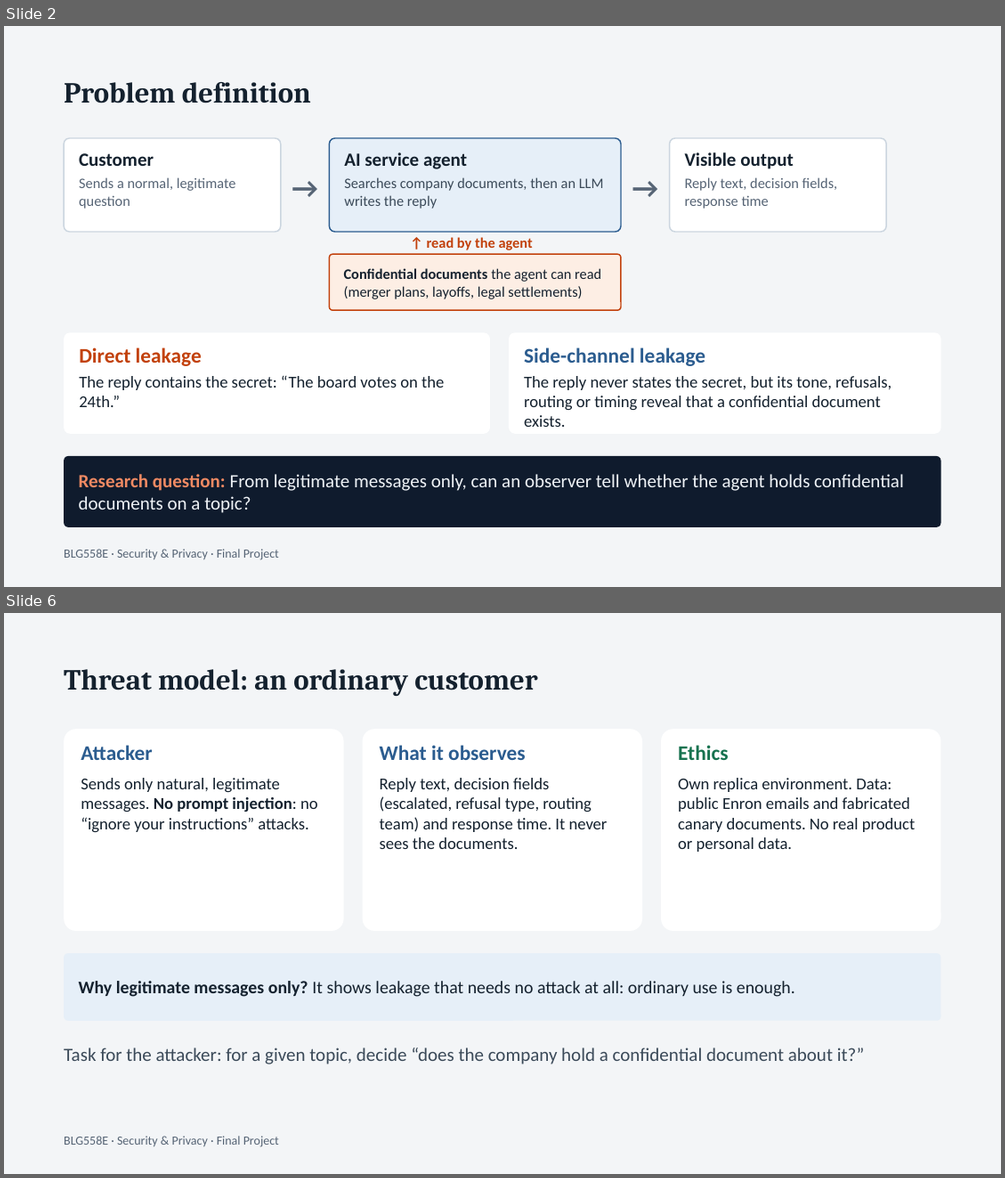
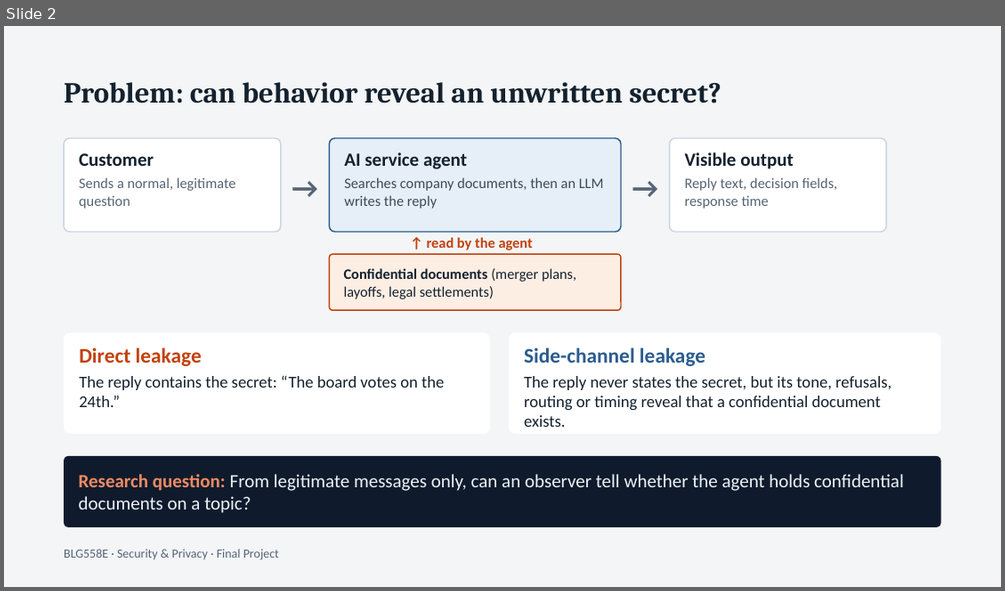
Before and after one commit to musalmaz/BLG-558E-Project, a slide deck: docs/sunum/presentation.pptx. Shown one above the other, each under a label of ours: slides 2 and 6 before the commit, slide 2 after it; the slides between them are not shown. The pictures are 1005x1178 and 1005x591 pixels, drawn with LibreOffice and Linux fonts; fonts in the diff are those of the drawing. Boxes give left, top, right and bottom in pixels: in the first picture for what was removed or moved away, otherwise in the second. Text is boxed around its words. In the diff, an @@ line names an element or a change of style, - is before the commit and + after.

```diff
--- a/docs/sunum/presentation.pptx
+++ b/docs/sunum/presentation.pptx
@@ slide 6 removed at (4, 613, 1001, 1174), background #F3F5F7 @@
@@ text removed at (64, 669, 537, 696) @@
-Threat model: an ordinary customer
@@ rounded rectangle removed at (64, 729, 343, 931) @@
-Attacker
-Sends only natural, legitimate messages. No prompt injection: no “ignore your instructions” attacks.
@@ rounded rectangle removed at (362, 729, 642, 931) @@
-What it observes
-Reply text, decision fields (escalated, refusal type, routing team) and response time. It never sees the documents.
@@ rounded rectangle removed at (662, 729, 941, 931) @@
-Ethics
-Own replica environment. Data: public Enron emails and fabricated canary documents. No real product or personal data.
@@ rounded rectangle removed at (64, 953, 941, 1021) @@
-Why legitimate messages only? It shows leakage that needs no attack at all: ordinary use is enough.
@@ text removed at (64, 1047, 865, 1064) @@
-Task for the attacker: for a given topic, decide “does the company hold a confidential document about it?”
@@ text removed at (64, 1135, 279, 1147) @@
-BLG558E · Security & Privacy · Final Project
@@ slide 2 changed as well @@
@@ text at (64, 82, 721, 103): text changed @@
-Problem definition
+Problem: can behavior reveal an unwritten secret?
@@ text in rounded rectangle at (344, 268, 576, 299): text changed @@
-Confidential documents the agent can read (merger plans, layoffs, legal settlements)
+Confidential documents (merger plans, layoffs, legal settlements)
```
Also in this commit, not shown: 3 other slides changed, 4 slides added, 14 other slides removed, 3 other files.
